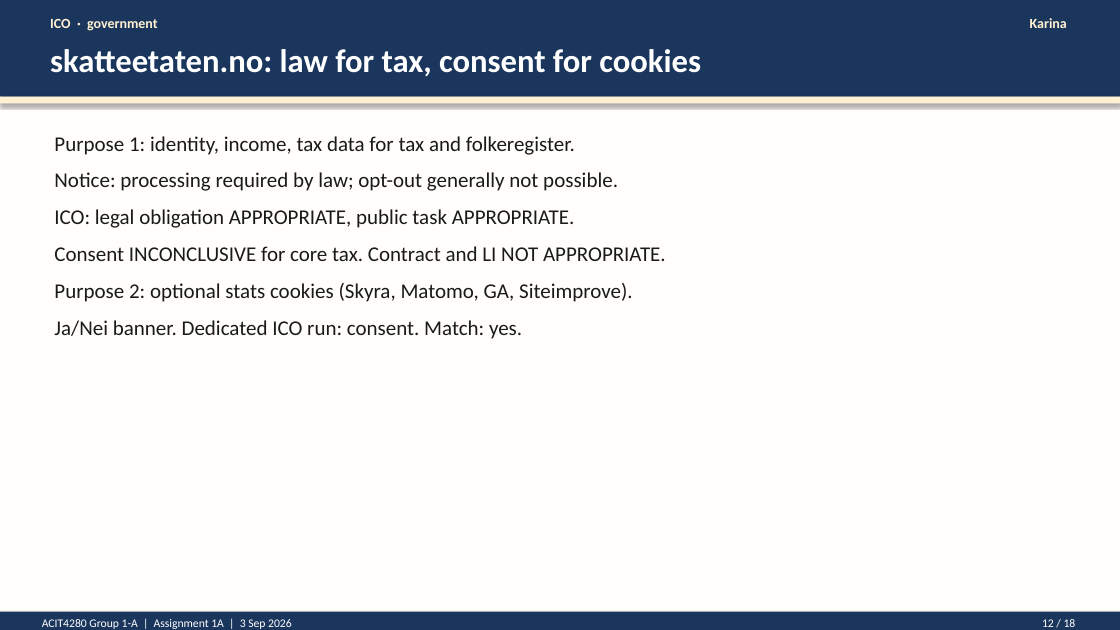
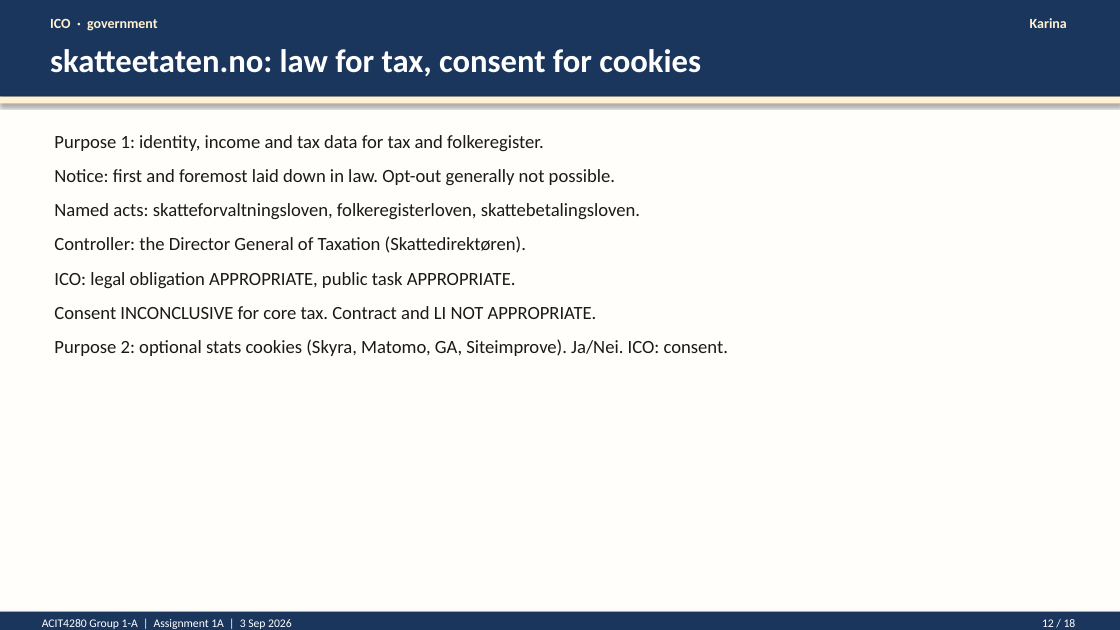
Before and after one commit to kasa031/Bacheloroppgave, a slide deck: slide 12 of ACIT4280_1A_presentation.pptx. Drawn at 1120x630 pixels with LibreOffice and Linux fonts; fonts in the diff are those of the drawing. Boxes give left, top, right and bottom in pixels: in the first picture for what was removed or moved away, otherwise in the second. Text is boxed around its words. In the diff, an @@ line names an element or a change of style, - is before the commit and + after.

```diff
--- a/ACIT4280_1A_presentation.pptx
+++ b/ACIT4280_1A_presentation.pptx
@@ text at [54,135,640,253]: text changed; size 18 to 16 pt @@
-Purpose 1: identity, income, tax data for tax and folkeregister.
-Notice: processing required by law; opt-out generally not possible.
+Purpose 1: identity, income and tax data for tax and folkeregister.
+Notice: first and foremost laid down in law. Opt-out generally not possible.
+Named acts: skatteforvaltningsloven, folkeregisterloven, skattebetalingsloven.
+Controller: the Director General of Taxation (Skattedirektøren).
@@ text at [54,272,597,319]: size 18 to 16 pt in "ICO: legal obligation APPROPRIATE, public task APPROPRIATE.", "Consent INCONCLUSIVE for core tax. Contract and ..." @@
@@ text at [54,339,728,356]: text changed; size 18 to 16 pt @@
-Purpose 2: optional stats cookies (Skyra, Matomo, GA, Siteimprove).
-Ja/Nei banner. Dedicated ICO run: consent. Match: yes.
+Purpose 2: optional stats cookies (Skyra, Matomo, GA, Siteimprove). Ja/Nei. ICO: consent.
```
Also in this commit, not shown: 5 other files.
